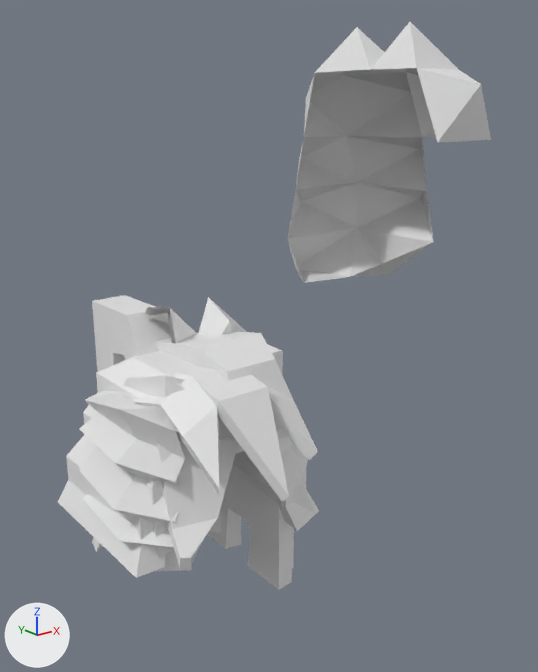
A saved change to the glTF model assets/models/Hair.glb.
The view is the same before and after, from a 50 mm lens placed at (-3.46, -5.48, 10.83), pointed at (0.38, -0.67, 8.91). The lights are fixed; the arrows at lower left show +X, +Y and +Z. The picture after the commit comes second. Vertices at exactly the same position are counted once.

The scene before the commit, as lines of its bpy script (objects in view):
```python
ob_ghair10 = bpy.data.objects.new('GHair10', me_plane_016)
ob_ghair10.location = (0.0, -0.04, 7.55)
ob_ghair12 = bpy.data.objects.new('GHair12', me_plane_018)
ob_ghair12.location = (0.0, -0.04, 7.55)
ob_ghair16 = bpy.data.objects.new('GHair16', me_plane)
ob_ghair16.location = (0.0, -0.04, 7.55)
ob_ghair17 = bpy.data.objects.new('GHair17', me_plane_033)
ob_ghair17.location = (0.0, -0.04, 7.55)
ob_ghair20 = bpy.data.objects.new('GHair20', me_plane_030)
ob_ghair20.location = (0.0, -2.08, 10.07)
ob_ghair22 = bpy.data.objects.new('GHair22', me_plane_012)
ob_ghair22.location = (0.0, -0.04, 7.55)
ob_ghair3 = bpy.data.objects.new('GHair3', me_plane_008)
ob_ghair3.location = (0.0, -0.04, 7.55)
ob_ghair4 = bpy.data.objects.new('GHair4', me_plane_004)
ob_ghair4.location = (0.0, -0.04, 7.55)
ob_ghair5 = bpy.data.objects.new('GHair5', me_plane_005)
ob_ghair5.location = (0.0, -0.04, 7.55)
# also in view: 'GHair18' at (-0.08, 0.48, 7.72); 'GHair21' at (0.01, -0.25, 7.52); 'GHair13' at (-0.01, 0.06, 7.79); 'GHair6' at (0.35, 0.07, 7.48); 'GHair9' at (0.54, 0.09, 7.86)
```
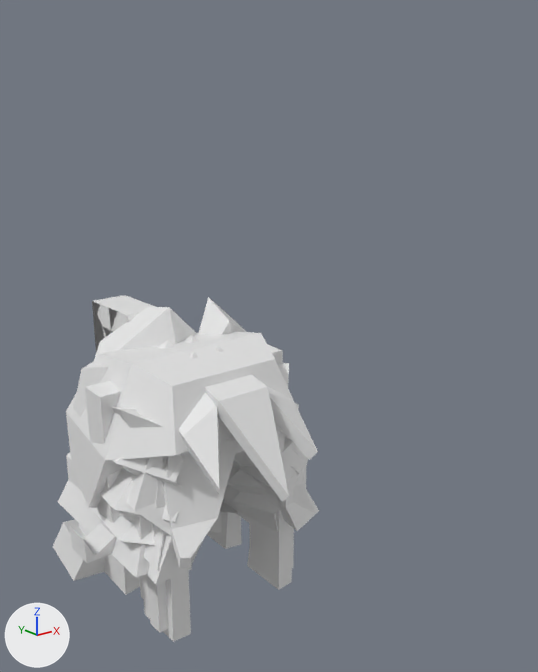
The change, as a diff of the scene's bpy script:
```diff
--- a/assets/models/Hair.glb.py
+++ b/assets/models/Hair.glb.py
@@ me_plane_016 @@
-me_plane_016.from_pydata(...)  # 62 vertices, 89 faces; spans x -0.01..1.05, y -0.37..1.22, z -1.35..0.88
+me_plane_016.from_pydata(...)  # 122 vertices, 178 faces; spans x -1.05..1.05, y -0.37..1.22, z -1.35..0.88
+# me_plane_016 part 2: the loose piece of 8 vertices spanning x 0.5..0.84, y 0.62..0.98, z -0.97..-0.62 is copied, and the copy is mirrored in x about the mesh origin; it spans x -0.84..-0.5, y 0.62..0.98, z -0.97..-0.62
+# me_plane_016 part 3: the loose piece of 8 vertices spanning x 0.43..1.05, y 0.56..1.22, z -1.35..-0.71 is copied, and the copy is mirrored in x about the mesh origin; it spans x -1.05..-0.43, y 0.56..1.22, z -1.35..-0.71
+# other edits to the shape of me_plane_016 do not show in these pictures
@@ me_plane_018 @@
-me_plane_018.from_pydata(...)  # 26 vertices, 40 faces; spans x 0.0..0.96, y -0.74..0.98, z -0.67..0.99
+me_plane_018.from_pydata(...)  # 42 vertices, 80 faces; spans x -0.96..0.96, y -0.74..0.98, z -0.67..0.99
+# me_plane_018 part 4
+# 16 vertices are added at x -0.96..-0.32, y -0.74..0.96, z -0.6..0.99
+# 40 new faces join them
@@ me_plane_033 @@
-me_plane_033.from_pydata(...)  # 63 vertices, 92 faces; spans x -0.04..0.78, y -0.58..1.98, z -1.18..1.32
+me_plane_033.from_pydata(...)  # 112 vertices, 184 faces; spans x -0.78..0.78, y -0.58..1.98, z -1.18..1.32
+# me_plane_033 part 5
+# 43 vertices are added at x -0.78..0.04, y -0.58..1.98, z -1.18..1.32
+# 6 new vertices lie (0.23, 0.0, 0.0) away from vertices in x -0.19, y 0.84..1.98, z -0.97..1.32
+# 92 new faces join them
@@ me_plane_012 @@
-me_plane_012.from_pydata(...)  # 66 vertices, 110 faces; spans x -0.02..0.78, y -0.58..1.17, z -0.7..1.47
+me_plane_012.from_pydata(...)  # 114 vertices, 220 faces; spans x -0.78..0.78, y -0.58..1.17, z -0.7..1.47
+# me_plane_012 part 6
+# 48 vertices are added at x -0.78..0.02, y -0.58..0.97, z -0.7..1.07
+# 110 new faces join them
@@ me_plane_008 @@
-me_plane_008.from_pydata(...)  # 40 vertices, 66 faces; spans x 0.0..0.7, y -0.63..0.85, z -1.27..0.82
+me_plane_008.from_pydata(...)  # 68 vertices, 132 faces; spans x -0.7..0.7, y -0.63..0.85, z -1.27..0.82
+# me_plane_008 part 7: 28 vertices added at x -0.7..-0.33, y -0.63..0.85, z -1.27..0.82
@@ me_plane_004 @@
-me_plane_004.from_pydata(...)  # 58 vertices, 108 faces; spans x -0.002..1.22, y -0.412..0.521, z -0.516..0.975
+me_plane_004.from_pydata(...)  # 108 vertices, 215 faces; spans x -1.22..1.22, y -0.412..0.521, z -0.516..0.975
+# me_plane_004 part 8: the loose piece of 26 vertices spanning x 0.406..1.22, y -0.109..0.182, z -0.516..0.975 is copied, and the copy is mirrored in x about the mesh origin; it spans x -1.22..-0.406, y -0.109..0.182, z -0.516..0.975
+# other edits to the shape of me_plane_004 do not show in these pictures
@@ me_plane_005 @@
-me_plane_005.from_pydata(...)  # 44 vertices, 80 faces; spans x -0.001..0.892, y -0.345..0.872, z -0.204..1.055
+me_plane_005.from_pydata(...)  # 80 vertices, 159 faces; spans x -0.892..0.892, y -0.345..0.872, z -0.204..1.055
+# me_plane_005 part 9: the loose piece of 12 vertices spanning x 0.204..0.892, y 0.282..0.872, z 0.399..1.055 is copied, and the copy is mirrored in x about the mesh origin; it spans x -0.892..-0.204, y 0.282..0.872, z 0.399..1.055
+# other edits to the shape of me_plane_005 do not show in these pictures
@@ me_plane_009 @@
-me_plane_009.from_pydata(...)  # 53 vertices, 78 faces; spans x 0.0..0.7, y -0.58..0.79, z -1.11..0.98
+me_plane_009.from_pydata(...)  # 92 vertices, 156 faces; spans x -0.7..0.7, y -0.58..0.79, z -1.11..0.98
+# me_plane_009 part 10: 39 vertices added at x -0.7..-0.31, y -0.58..0.79, z -1.11..0.98
@@ me_plane_015 @@
-me_plane_015.from_pydata(...)  # 32 vertices, 60 faces; spans x 0.0..1.08, y -0.74..1.0, z -0.59..1.21
+me_plane_015.from_pydata(...)  # 50 vertices, 108 faces; spans x -1.08..1.08, y -0.74..1.0, z -0.59..1.21
+# me_plane_015 part 11
+# 18 vertices are added at x -1.08..-0.39, y -0.74..0.96, z -0.59..1.21
+# 48 new faces join them
@@ me_plane_030 @@
-me_plane_030.from_pydata(...)  # 31 vertices, 47 faces; spans x 0.0..0.97, y -0.74..0.93, z -0.49..1.22
+me_plane_030.from_pydata(...)  # 54 vertices, 94 faces; spans x -0.97..0.97, y -0.74..0.93, z -0.49..1.22
+# me_plane_030 part 1
+# 23 vertices are added at x -0.97..-0.12, y -0.74..0.93, z -0.49..1.22
+# 47 new faces join them
@@ ob_ghair20 @@
 ob_ghair20 = bpy.data.objects.new('GHair20', me_plane_030)
-ob_ghair20.location = (0.0, -2.08, 10.07)
+ob_ghair20.location = (0.0, -0.04, 7.55)
```

Changed parts and their boxes (x1, y1, x2, y2) in the pictures (538 x 672 px):
'GHair20', reshaped, moved (mostly hidden afterwards)
    before: (288, 22, 491, 283)
    after: (156, 335, 224, 421)
'GHair9', reshaped
    before: (156, 331, 294, 401)
    after: (66, 331, 294, 508)
'GHair3', reshaped
    before: (207, 451, 292, 590)
    after: (103, 472, 292, 642)
'GHair12', reshaped
    before: (231, 438, 315, 512)
    after: (127, 443, 315, 585)
'GHair4', reshaped (mostly hidden)
    before: (267, 344, 283, 373)
    after: (70, 344, 283, 563)
'GHair17', reshaped (mostly hidden)
    before: (106, 295, 294, 568)
    after: (92, 295, 294, 633)
'GHair22', reshaped
    before: (145, 307, 197, 344)
    after: (94, 307, 197, 360)
'GHair10', reshaped (not visible before)
    after: (53, 519, 106, 581)
'GHair6', reshaped
    before: (210, 508, 275, 573)
    after: (105, 457, 275, 599)
'GHair5', reshaped (not visible before)
    after: (73, 361, 108, 417)
part 1 of me_plane_030, added (mostly hidden)
    after: (156, 340, 222, 421)
part 2 of me_plane_016, added (mostly hidden)
    after: (79, 524, 89, 537)
part 3 of me_plane_016, added
    after: (53, 519, 106, 581)
part 4 of me_plane_018, added
    after: (127, 456, 186, 585)
part 5 of me_plane_033, added (mostly hidden)
    after: (92, 297, 168, 633)
part 6 of me_plane_012, added
    after: (94, 307, 176, 360)
part 7 of me_plane_008, added
    after: (103, 561, 191, 642)
part 8 of me_plane_004, added
    after: (70, 381, 122, 563)
part 10 of me_plane_009, added (mostly hidden)
    after: (105, 457, 164, 599)
part 11 of me_plane_015, added
    after: (66, 344, 233, 508)
